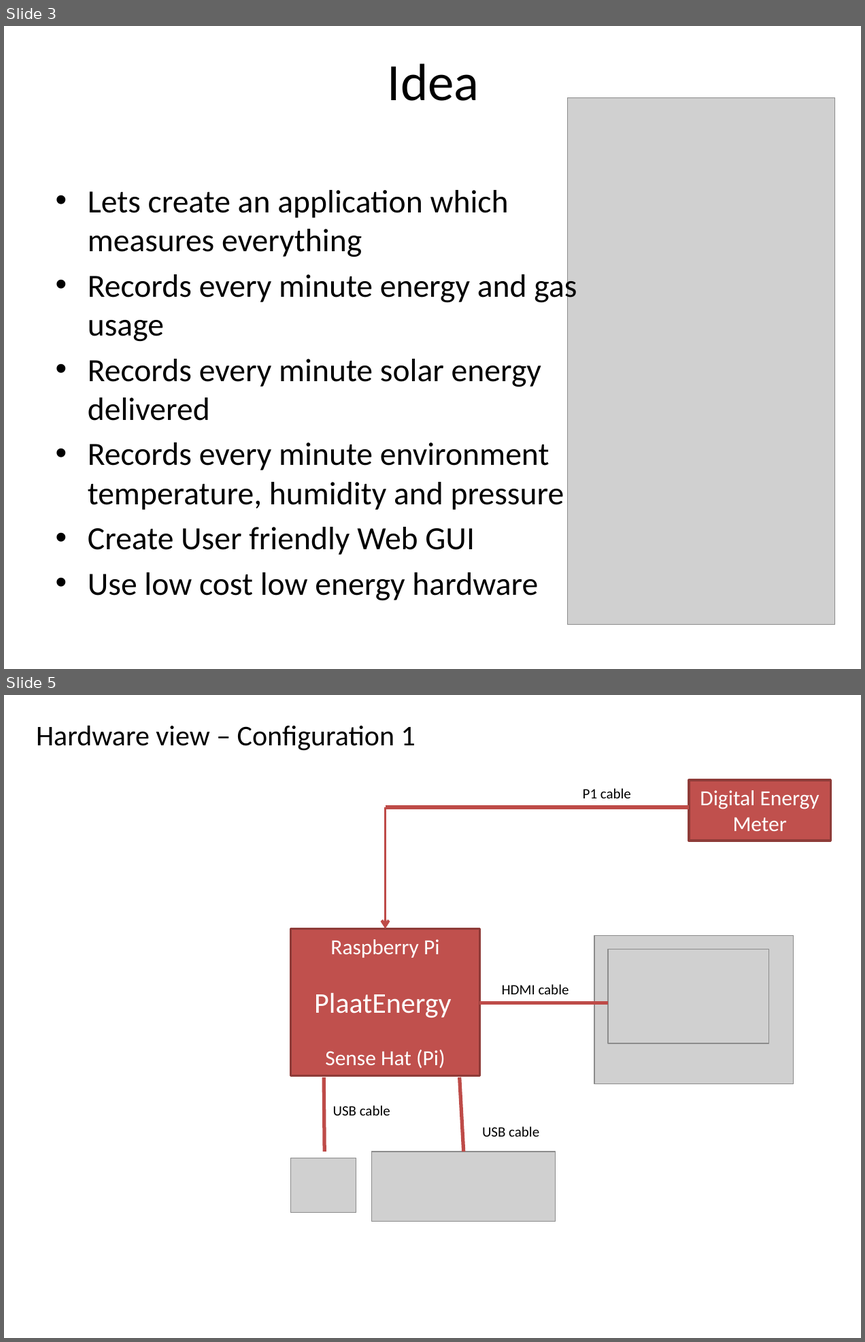
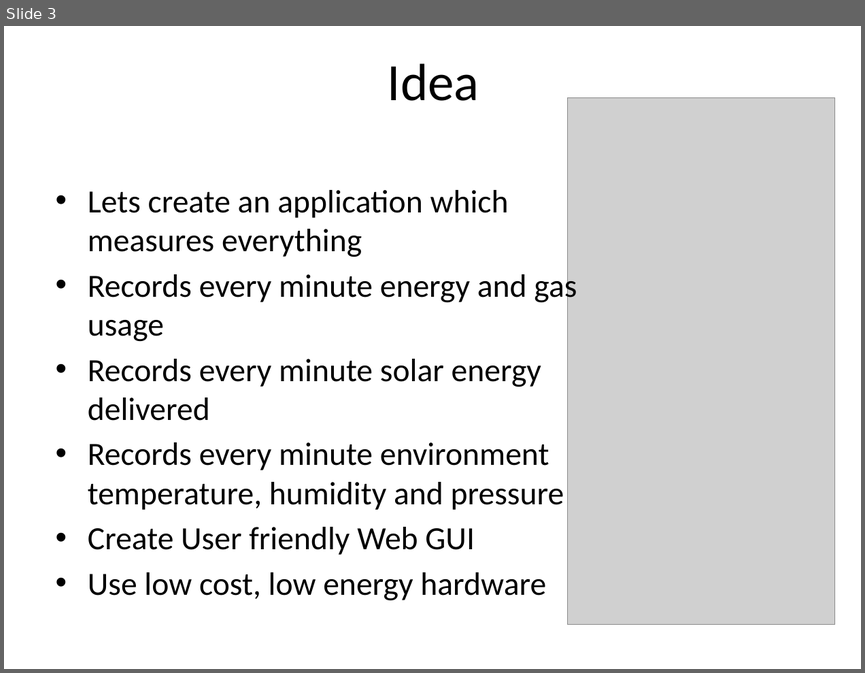
Before and after one commit to plaatsoft/plaatenergy, a slide deck: doc/ppt/PlaatEnergy Design.pptx. Shown one above the other, each under a label of ours: slides 3 and 5 before the commit, slide 3 after it; the slides between them are not shown. The pictures are 865x1342 and 865x673 pixels, drawn with LibreOffice and Linux fonts; fonts in the diff are those of the drawing; grey boxes stand for pictures. Boxes give left, top, right and bottom in pixels: in the first picture for what was removed or moved away, otherwise in the second. Text is boxed around its words. In the diff, an @@ line names an element or a change of style, - is before the commit and + after.

```diff
--- a/doc/ppt/PlaatEnergy Design.pptx
+++ b/doc/ppt/PlaatEnergy Design.pptx
@@ slide 5 removed at (4,695,861,1338), background #FFFFFF @@
@@ text removed at (36,725,415,751) @@
-Hardware view – Configuration 1
@@ text removed at (583,788,631,798) @@
-P1 cable
@@ rectangle removed at (689,780,830,841) @@
-Digital Energy
-Meter
@@ line removed from (385, 807) to (689, 807) @@
@@ arrow removed from (385, 807) to (385, 929) @@
@@ rectangle removed at (291,929,479,1076) @@
-Raspberry Pi
-PlaatEnergy
-Sense Hat (Pi)
@@ picture removed at (594,936,793,1084) @@
@@ picture removed at (608,949,769,1043) @@
@@ text removed at (502,984,569,994) @@
-HDMI cable
@@ line removed from (479, 1002) to (608, 1002) @@
@@ line removed from (324, 1077) to (324, 1151) @@
@@ line removed from (459, 1077) to (463, 1151) @@
@@ text removed at (333,1105,390,1115) @@
-USB cable
@@ text removed at (482,1126,539,1136) @@
-USB cable
@@ picture removed at (291,1157,356,1212) @@
@@ picture removed at (372,1151,555,1220) @@
@@ slide 3 changed as well @@
@@ text at (88,572,546,601): text changed @@
-• Use low cost low energy hardware
+• Use low cost, low energy hardware
```
Also in this commit, not shown: 10 other slides changed, 5 slides added, 4 other slides removed.
